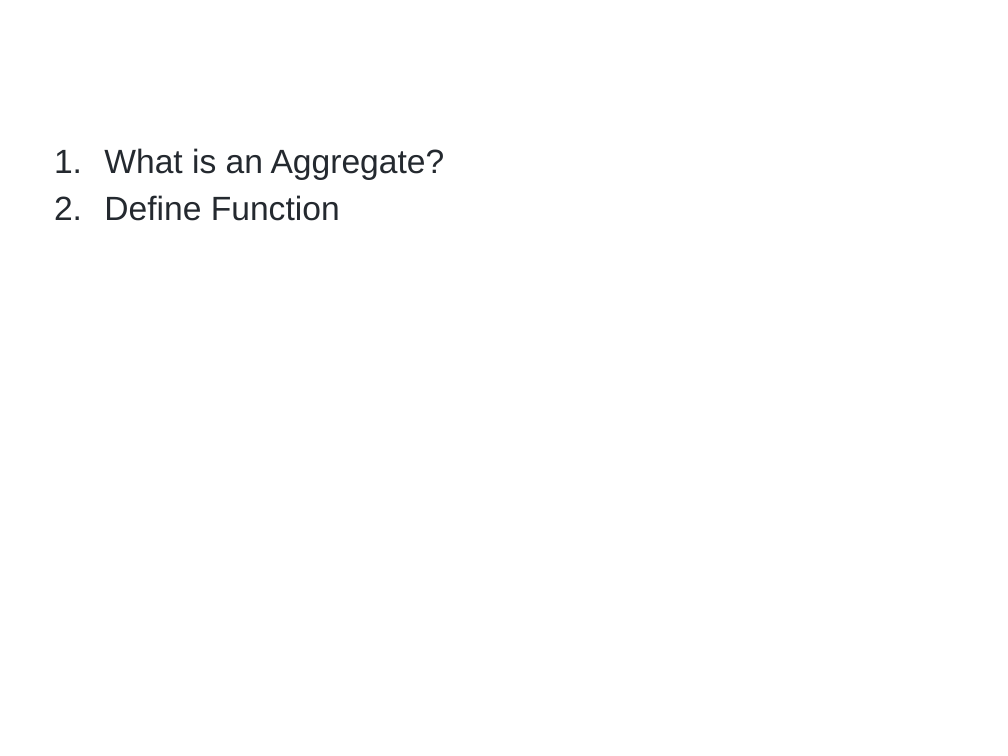
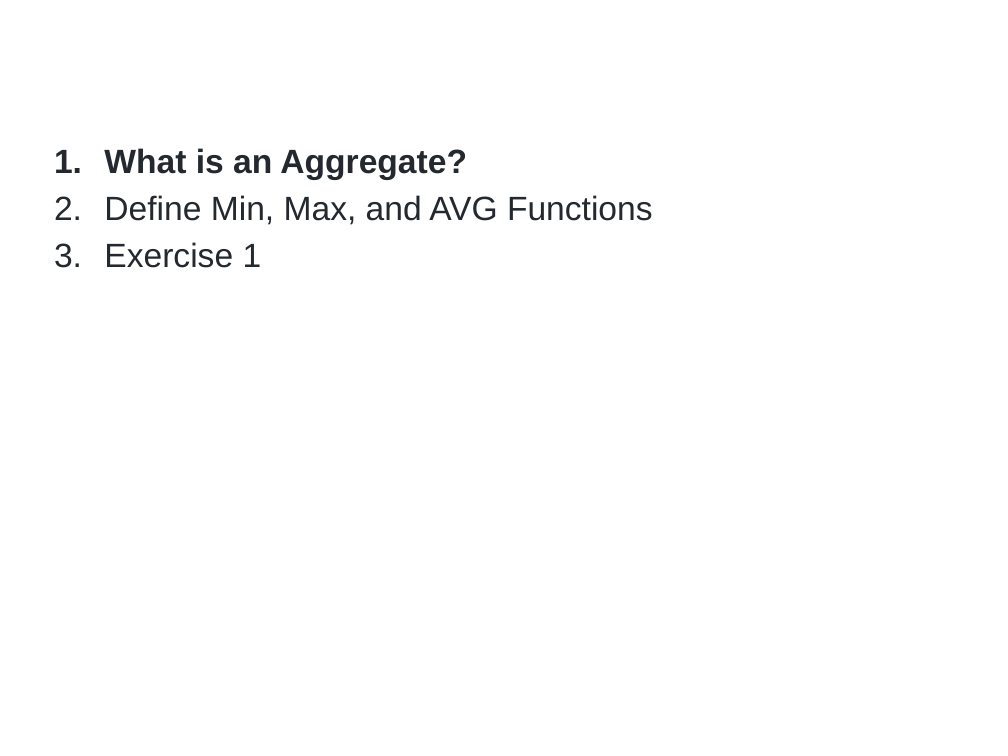
Before and after one commit to a099954/ABC-Program, a slide deck: slide 4 of SQL/03-aggregates.pptx. Drawn at 1008x756 pixels with LibreOffice and Linux fonts; fonts in the diff are those of the drawing; background and template pictures are left out. Boxes give left, top, right and bottom in pixels: in the first picture for what was removed or moved away, otherwise in the second. Text is boxed around its words. In the diff, an @@ line names an element or a change of style, - is before the commit and + after.

```diff
--- a/SQL/03-aggregates.pptx
+++ b/SQL/03-aggregates.pptx
@@ text at (x1=104, y1=148, x2=467, y2=180): bold on in "What is an Aggregate?" @@
@@ text at (x1=104, y1=195, x2=653, y2=268): text changed @@
-2. Define Function
+2. Define Min, Max, and AVG Functions
+3. Exercise 1
```
Also in this commit, not shown: 8 other slides changed, 1 slide added, 1 slide removed, 6 other files.
